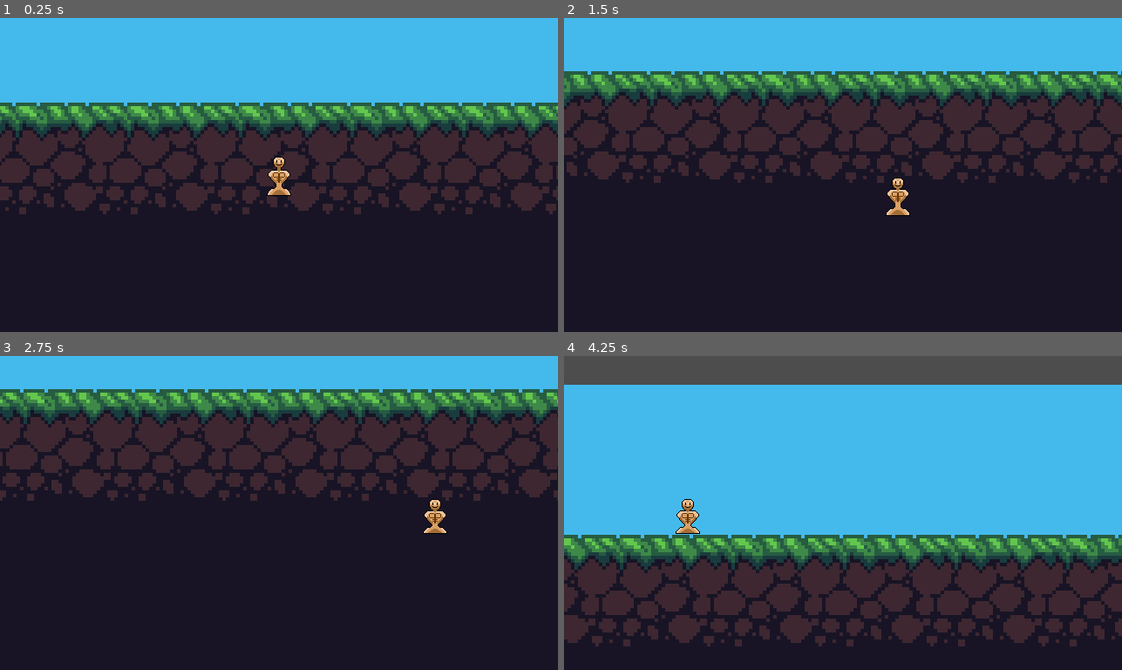
Above: before the commit, frames 1-4 (two rows, left to right).
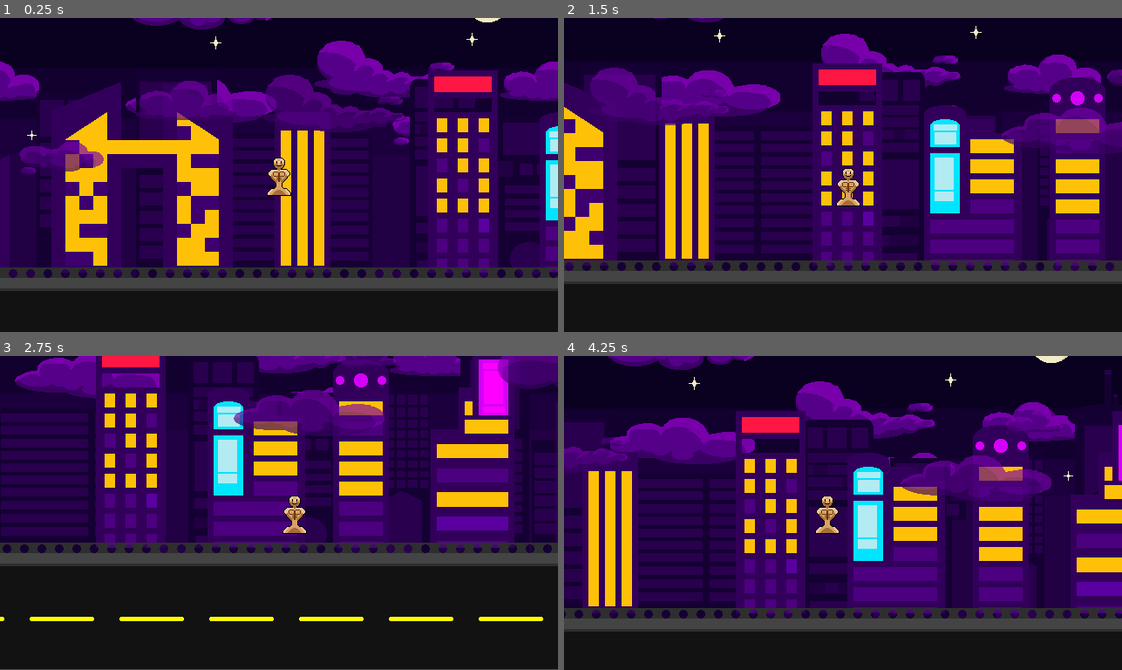
Above: after the commit, the same moments.

Repository: Tomaz-Arlindo/Godot-Survivors
Game: Godot game, scene res://World/world.tscn
Same seed, same stepped clock (60 frames per second), same inputs: the game is played once before the commit and once after it. Before the commit the project starts from res://game_test.tscn.
Inputs:
- Up to frame 1 (0.25 s): no input
- Up to frame 2 (1.5 s): hold D (right) 0.53-1.28 s; hold S (down) from 1.28 s (still down)
- Up to frame 3 (2.75 s): release S (down) at 2.03 s; hold D (right) from 2.03 s (still down)
- Up to frame 4 (4.25 s): release D (right) at 2.78 s; hold W (up) 2.78-3.53 s; hold A (left) from 3.53 s (still down)

The runs differ from the first frame. In frame 1, 82% of the frame differs, in the area x 0-100%, y 0-87%; in frame 2, 79%; in frame 3, 64%; in frame 4, 87%, in the area x 0-100%, y 0-93%.

Commit message:
Fix work tree and paralax improve

Diff:
--- /dev/null
+++ b/Enemy/dummy_enemy.gd
@@ -0,0 +1,4 @@
+extends CharacterBody2D
+
+
+@export var movement_speed = 20
--- /dev/null
+++ b/Enemy/dummy_enemy.tscn
@@ -0,0 +1,12 @@
+[gd_scene load_steps=3 format=3 uid="uid://hk6oegcl1p8i"]
+
+[ext_resource type="Script" uid="uid://crxqoiybcjlu1" path="res://Enemy/dummy_enemy.gd" id="1_32u52"]
+[ext_resource type="Texture2D" uid="uid://7akyuwj5niyf" path="res://Textures/Enemy/Dummy-enemy.png" id="2_2r6sc"]
+
+[node name="dummy-enemy" type="CharacterBody2D"]
+motion_mode = 1
+script = ExtResource("1_32u52")
+
+[node name="Sprite2D" type="Sprite2D" parent="."]
+texture = ExtResource("2_2r6sc")
+hframes = 3
--- /dev/null
+++ b/Player/dummy.gd
@@ -0,0 +1,14 @@
+extends CharacterBody2D
+
+
+var movement_speed = 100.0
+
+func _physics_process(_delta):
+	movement()
+
+func movement():
+	var x_mov = Input.get_action_strength("right") - Input.get_action_strength("left")
+	var y_mov = Input.get_action_strength("down") - Input.get_action_strength("up")
+	var mov = Vector2(x_mov,y_mov)
+	velocity = mov.normalized()*movement_speed
+	move_and_slide()
--- /dev/null
+++ b/Player/dummy.tscn
@@ -0,0 +1,23 @@
+[gd_scene load_steps=4 format=3 uid="uid://cc525imf310bj"]
+
+[ext_resource type="Script" uid="uid://c3lrp3gi0hmuw" path="res://Player/dummy.gd" id="1_xmspm"]
+[ext_resource type="Texture2D" uid="uid://wr4jlqt2t3v4" path="res://Textures/Player/Dummy.png" id="2_0umox"]
+
+[sub_resource type="CapsuleShape2D" id="CapsuleShape2D_stcs8"]
+radius = 13.0
+height = 46.0
+
+[node name="Dummy" type="CharacterBody2D" groups=["player"]]
+motion_mode = 1
+script = ExtResource("1_xmspm")
+
+[node name="Sprite2D" type="Sprite2D" parent="."]
+texture = ExtResource("2_0umox")
+hframes = 3
+
+[node name="CollisionShape2D" type="CollisionShape2D" parent="."]
+position = Vector2(0, 1)
+shape = SubResource("CapsuleShape2D_stcs8")
+
+[node name="Camera2D" type="Camera2D" parent="."]
+position_smoothing_enabled = true
--- /dev/null
+++ b/World/world.tscn
@@ -0,0 +1,88 @@
+[gd_scene load_steps=10 format=3 uid="uid://c5t7034avp45i"]
+
+[ext_resource type="Texture2D" uid="uid://bh4fbsjjuum2b" path="res://Textures/Background/Sky.png" id="1_8a836"]
+[ext_resource type="PackedScene" uid="uid://cc525imf310bj" path="res://Player/dummy.tscn" id="2_8a836"]
+[ext_resource type="Texture2D" uid="uid://cy2ysfwsa0cyf" path="res://Textures/Background/B-builds.png" id="2_j8job"]
+[ext_resource type="Texture2D" uid="uid://bo374srw4u4gu" path="res://Textures/Background/Moon.png" id="2_yf0ba"]
+[ext_resource type="Texture2D" uid="uid://75yeh33j6yw1" path="res://Textures/Background/F-builds.png" id="3_3f78f"]
+[ext_resource type="Texture2D" uid="uid://b718btmmfc7ui" path="res://Textures/Background/Clouds.png" id="4_k8do8"]
+[ext_resource type="Texture2D" uid="uid://daev4e7wmpl3n" path="res://Textures/Background/Road.png" id="5_bkhv4"]
+
+[sub_resource type="WorldBoundaryShape2D" id="WorldBoundaryShape2D_l402w"]
+normal = Vector2(0, 1)
+distance = -21.0
+
+[sub_resource type="WorldBoundaryShape2D" id="WorldBoundaryShape2D_j8job"]
+distance = -201.0
+
+[node name="World" type="Node2D"]
+
+[node name="Background" type="StaticBody2D" parent="."]
+
+[node name="Collision-Top" type="CollisionShape2D" parent="Background"]
+position = Vector2(-1, -130)
+shape = SubResource("WorldBoundaryShape2D_l402w")
+
+[node name="Collision-Bottom" type="CollisionShape2D" parent="Background"]
+position = Vector2(1, -175)
+shape = SubResource("WorldBoundaryShape2D_j8job")
+
+[node name="Parallax-Sky" type="Parallax2D" parent="Background"]
+repeat_size = Vector2(640, 0)
+repeat_times = 4
+
+[node name="Sprite2D" type="Sprite2D" parent="Background/Parallax-Sky"]
+position = Vector2(130, 1)
+texture = ExtResource("1_8a836")
+offset = Vector2(0, -130)
+
+[node name="Parallax-Moon" type="Parallax2D" parent="Background"]
+scroll_scale = Vector2(0, 1)
+repeat_size = Vector2(1280, 0)
+repeat_times = 2
+
+[node name="Sprite2D" type="Sprite2D" parent="Background/Parallax-Moon"]
+position = Vector2(130, 1)
+texture = ExtResource("2_yf0ba")
+offset = Vector2(200, -130)
+
+[node name="Parallax-B-builds" type="Parallax2D" parent="Background"]
+scroll_scale = Vector2(2, 1)
+repeat_size = Vector2(1280, 0)
+repeat_times = 2
+
+[node name="Sprite2D" type="Sprite2D" parent="Background/Parallax-B-builds"]
+position = Vector2(130, 1)
+texture = ExtResource("2_j8job")
+offset = Vector2(0, -80)
+
+[node name="Parallax-F-Builds" type="Parallax2D" parent="Background"]
+scroll_scale = Vector2(3, 1)
+repeat_size = Vector2(1280, 0)
+repeat_times = 2
+
+[node name="Sprite2D" type="Sprite2D" parent="Background/Parallax-F-Builds"]
+position = Vector2(130, 1)
+texture = ExtResource("3_3f78f")
+offset = Vector2(0, -50)
+
+[node name="Parallax-Clouds" type="Parallax2D" parent="Background"]
+scroll_scale = Vector2(4, 1)
+repeat_size = Vector2(1280, 0)
+repeat_times = 2
+
+[node name="Sprite2D" type="Sprite2D" parent="Background/Parallax-Clouds"]
+position = Vector2(130, 1)
+texture = ExtResource("4_k8do8")
+offset = Vector2(0, -50)
+
+[node name="Parallax-Road" type="Parallax2D" parent="Background"]
+repeat_size = Vector2(1280, 0)
+repeat_times = 2
+
+[node name="Sprite2D" type="Sprite2D" parent="Background/Parallax-Road"]
+position = Vector2(130, 1)
+texture = ExtResource("5_bkhv4")
+
+[node name="Dummy" parent="." instance=ExtResource("2_8a836")]
+position = Vector2(0, -70)
--- a/dummy.gd
+++ /dev/null
@@ -1,14 +0,0 @@
-extends CharacterBody2D
-
-
-var movement_speed = 1000.0
-
-func _physics_process(_delta):
-	movement()
-
-func movement():
-	var x_mov = Input.get_action_strength("right") - Input.get_action_strength("left")
-	var y_mov = Input.get_action_strength("down") - Input.get_action_strength("up")
-	var mov = Vector2(x_mov,y_mov)
-	velocity = mov.normalized()*movement_speed
-	move_and_slide()
--- a/game_test.tscn
+++ /dev/null
@@ -1,80 +0,0 @@
-[gd_scene load_steps=11 format=3 uid="uid://1o854ihpslh4"]
-
-[ext_resource type="Texture2D" uid="uid://braflnjdx0btu" path="res://sprites/ground_preview.jpg" id="1_gkp3j"]
-[ext_resource type="Texture2D" uid="uid://wr4jlqt2t3v4" path="res://sprites/Dummy.png" id="2_4d3oi"]
-[ext_resource type="Script" uid="uid://c3lrp3gi0hmuw" path="res://dummy.gd" id="2_r27sn"]
-
-[sub_resource type="WorldBoundaryShape2D" id="WorldBoundaryShape2D_r27sn"]
-distance = -73.0
-
-[sub_resource type="WorldBoundaryShape2D" id="WorldBoundaryShape2D_l402w"]
-normal = Vector2(0, 1)
-
-[sub_resource type="AtlasTexture" id="AtlasTexture_m7b8h"]
-atlas = ExtResource("2_4d3oi")
-region = Rect2(0, 0, 32, 48)
-
-[sub_resource type="AtlasTexture" id="AtlasTexture_i8gei"]
-atlas = ExtResource("2_4d3oi")
-region = Rect2(32, 0, 32, 48)
-
-[sub_resource type="AtlasTexture" id="AtlasTexture_x5rfb"]
-atlas = ExtResource("2_4d3oi")
-region = Rect2(64, 0, 32, 48)
-
-[sub_resource type="SpriteFrames" id="SpriteFrames_vgmek"]
-animations = [{
-"frames": [{
-"duration": 1.0,
-"texture": SubResource("AtlasTexture_m7b8h")
-}, {
-"duration": 1.0,
-"texture": SubResource("AtlasTexture_i8gei")
-}, {
-"duration": 1.0,
-"texture": SubResource("AtlasTexture_x5rfb")
-}],
-"loop": true,
-"name": &"default",
-"speed": 8.0
-}]
-
-[sub_resource type="CapsuleShape2D" id="CapsuleShape2D_5jd2a"]
-radius = 13.0
-height = 46.0
-
-[node name="GameTest" type="Node2D"]
-
-[node name="Background" type="StaticBody2D" parent="."]
-
-[node name="CollisionShape2D" type="CollisionShape2D" parent="Background"]
-position = Vector2(-1, 10)
-shape = SubResource("WorldBoundaryShape2D_r27sn")
-
-[node name="CollisionShape2D2" type="CollisionShape2D" parent="Background"]
-position = Vector2(-1, -130)
-shape = SubResource("WorldBoundaryShape2D_l402w")
-
-[node name="Parallax2D" type="Parallax2D" parent="Background"]
-repeat_size = Vector2(512, 0)
-repeat_times = 4
-
-[node name="Sprite2D" type="Sprite2D" parent="Background/Parallax2D"]
-position = Vector2(130, 1)
-texture = ExtResource("1_gkp3j")
-
-[node name="Dummy" type="CharacterBody2D" parent="."]
-motion_mode = 1
-script = ExtResource("2_r27sn")
-
-[node name="AnimatedSprite2D" type="AnimatedSprite2D" parent="Dummy"]
-sprite_frames = SubResource("SpriteFrames_vgmek")
-autoplay = "default"
-frame_progress = 0.896634
-
-[node name="CollisionShape2D" type="CollisionShape2D" parent="Dummy"]
-position = Vector2(0, 1)
-shape = SubResource("CapsuleShape2D_5jd2a")
-
-[node name="Camera2D" type="Camera2D" parent="Dummy"]
-position_smoothing_enabled = true
--- a/project.godot
+++ b/project.godot
@@ -11,7 +11,7 @@
 [application]
 
 config/name="teste"
-run/main_scene="uid://1o854ihpslh4"
+run/main_scene="uid://c5t7034avp45i"
 config/features=PackedStringArray("4.4", "Forward Plus")
 config/icon="res://icon.svg"
 
Not shown, added: Enemy/dummy_enemy.gd.uid
Renamed: dummy.gd.uid -> Player/dummy.gd.uid
Binary file added: Textures/Background/B-builds.png
Not shown, added: Textures/Background/B-builds.png.import
Binary file added: Textures/Background/Clouds.png
Not shown, added: Textures/Background/Clouds.png.import
Binary file added: Textures/Background/F-builds.png
Not shown, added: Textures/Background/F-builds.png.import
Binary file added: Textures/Background/Moon.png
Not shown, added: Textures/Background/Moon.png.import
Binary file added: Textures/Background/Road.png
Not shown, added: Textures/Background/Road.png.import
(and 10 more such lines)
